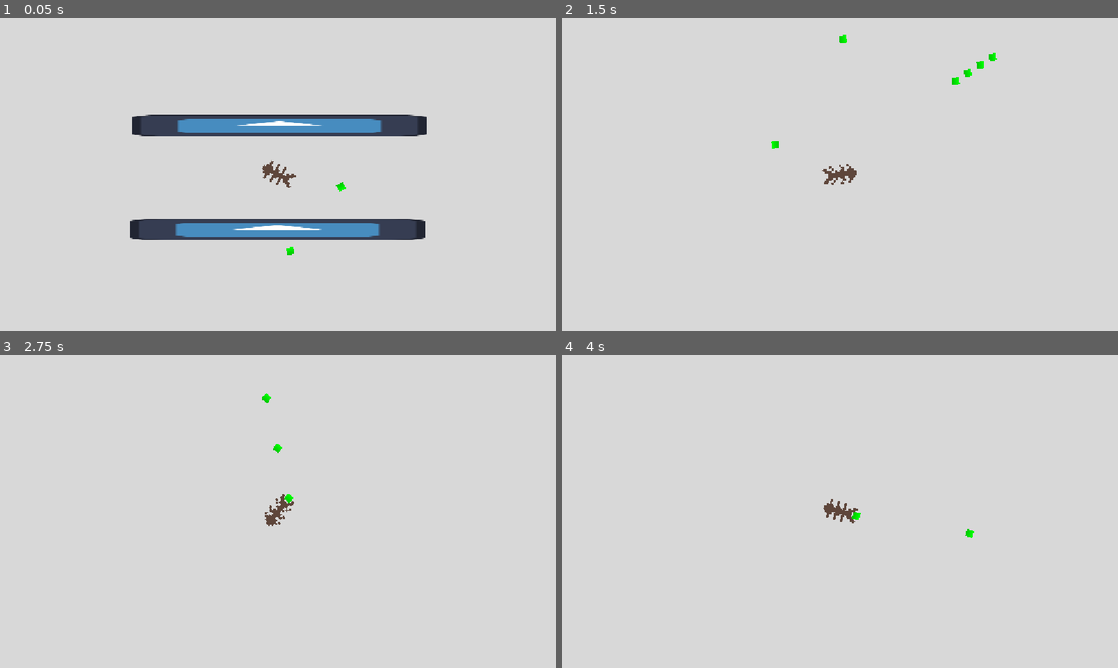
Above: before the commit, frames 1-4 (two rows, left to right).
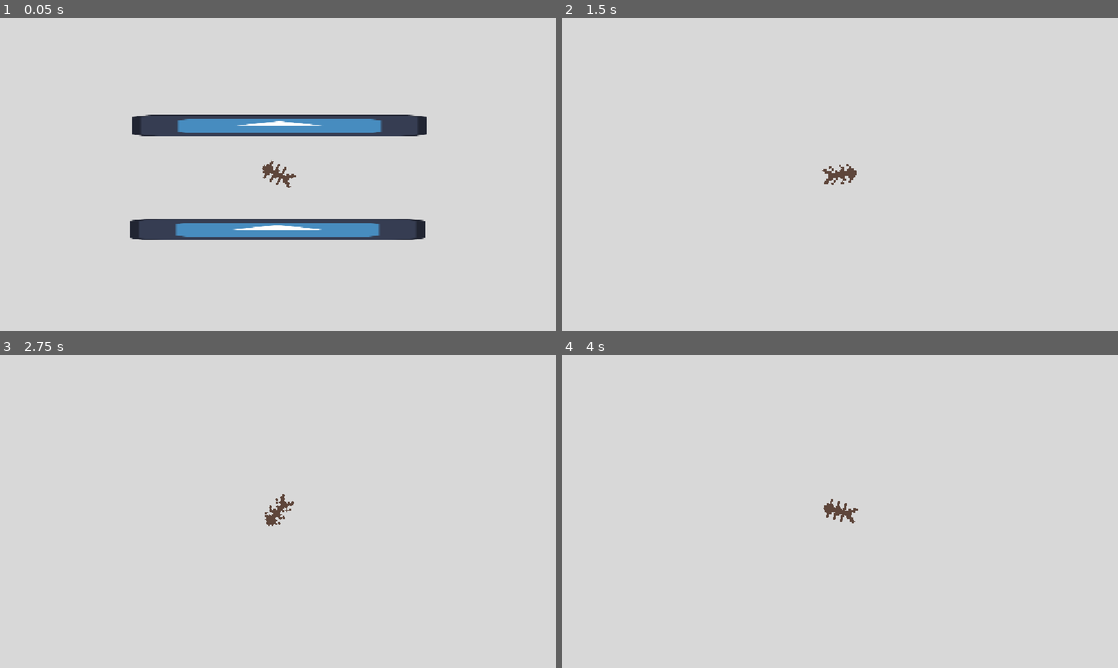
Above: after the commit, the same moments.

Repository: XBotDoesStuff/DTAS-1.5
Game: Godot game, scene res://Levels/testing-floor.tscn
The game is run twice, just before and just after one commit, with the same random seed, the same clock (stepped at 60 frames per second) and the same inputs. The engine's default icon, where the game draws it, is replaced by a stand-in: a white triangle on a blue panel in a dark square.
Inputs (mouse positions are in pixels of both pictures, inside the frame that each line leads up to):
- Up to frame 1 (0.05 s): no input
- Up to frame 2 (1.5 s): tap Enter at 0.5 s; move the mouse to (962, 158) at 0.52 s; press the mouse at (962, 158) at 0.53 s; hold D (move_right) 0.53-1.28 s; tap Space (dash) at 0.6 s; move the mouse to (728, 190) at 1.27 s; release the mouse at (728, 190) at 1.28 s; hold S (move_down) from 1.28 s (still down); click (728, 190) at 1.35 s
- Up to frame 3 (2.75 s): tap Space (dash) at 1.55, 2, 2.1 s; move the mouse to (333, 442) at 2.02 s; release S (move_down) at 2.03 s; press the mouse at (333, 442) at 2.03 s; hold D (move_right) from 2.03 s (still down)
- Up to frame 4 (4 s): tap Enter at 2.75 s; move the mouse to (812, 574) at 2.77 s; release D (move_right) at 2.78 s; release the mouse at (812, 574) at 2.78 s; hold W (move_up) 2.78-3.53 s; click (812, 574) at 2.85 s; tap Space (dash) at 3.05, 3.6 s; move the mouse to (1006, 558) at 3.52 s; press the mouse at (1006, 558) at 3.53 s; hold A (move_left) from 3.53 s (still down)

The runs differ from the first frame. In frame 1, less than 0.1% of the frame differs, in the area x 51-63%, y 52-76%; in frame 2, 0.2%, in the area x 37-79%, y 5-42%; in frame 3, less than 0.1%; in frame 4, less than 0.1%.

Commit message:
Implemented foundation for weapon system, absolutely not finished yet not even close

Diff:
--- a/Levels/testing-floor.tscn
+++ b/Levels/testing-floor.tscn
@@ -1,8 +1,7 @@
-[gd_scene load_steps=5 format=3 uid="uid://pp6hsabsp20n"]
+[gd_scene load_steps=4 format=3 uid="uid://pp6hsabsp20n"]
 
 [ext_resource type="PackedScene" uid="uid://yd4kiqyhmuvt" path="res://Scenes/Player/Player.tscn" id="1_euc4a"]
 [ext_resource type="Texture2D" uid="uid://b3t031con5vbs" path="res://icon.svg" id="2_bjukw"]
-[ext_resource type="PackedScene" uid="uid://dmnbhkyedbr8s" path="res://Scenes/Projectiles/Player HVBP.tscn" id="3_xu3v5"]
 
 [sub_resource type="RectangleShape2D" id="RectangleShape2D_xu3v5"]
 size = Vector2(128.8004, 128)
@@ -35,11 +34,3 @@
 
 [node name="Sprite2D" type="Sprite2D" parent="Wall2"]
 texture = ExtResource("2_bjukw")
-
-[node name="PlayerHvbp" parent="." instance=ExtResource("3_xu3v5")]
-position = Vector2(666, 201)
-rotation = 1.097812
-
-[node name="PlayerHvbp2" parent="." instance=ExtResource("3_xu3v5")]
-position = Vector2(591, 428)
-rotation = -1.7261306
--- a/Scenes/Player/Player.tscn
+++ b/Scenes/Player/Player.tscn
@@ -1,10 +1,56 @@
-[gd_scene load_steps=8 format=3 uid="uid://yd4kiqyhmuvt"]
+[gd_scene load_steps=13 format=3 uid="uid://yd4kiqyhmuvt"]
 
-[ext_resource type="Texture2D" uid="uid://b1ma70blcw5y1" path="res://Scenes/Player/Sprites/Walking/pixil-layer-2.png" id="1_h54ih"]
+[ext_resource type="Texture2D" uid="uid://b1ma70blcw5y1" path="res://Sprites/Player/Walking/pixil-layer-2.png" id="1_h54ih"]
 [ext_resource type="Script" uid="uid://cyv1wg80hcgnl" path="res://Scripts/player.gd" id="1_ude3g"]
-[ext_resource type="PackedScene" uid="uid://dmnbhkyedbr8s" path="res://Scenes/Projectiles/Player HVBP.tscn" id="2_jmcll"]
-[ext_resource type="Texture2D" uid="uid://b03oyivfutyrv" path="res://Scenes/Player/Sprites/Walking/pixil-layer-0.png" id="2_ude3g"]
-[ext_resource type="Texture2D" uid="uid://caod4ageyp1s" path="res://Scenes/Player/Sprites/Walking/pixil-layer-1.png" id="3_jmcll"]
+[ext_resource type="Texture2D" uid="uid://b03oyivfutyrv" path="res://Sprites/Player/Walking/pixil-layer-0.png" id="2_ude3g"]
+[ext_resource type="Texture2D" uid="uid://caod4ageyp1s" path="res://Sprites/Player/Walking/pixil-layer-1.png" id="3_jmcll"]
+[ext_resource type="Script" uid="uid://d3gkkwrw3xwok" path="res://Scripts/Weapons/player_weapons.gd" id="5_jmcll"]
+
+[sub_resource type="GDScript" id="GDScript_ude3g"]
+script/source = "extends Area2D
+
+@export var bullet_speed = 1000
+@export var time_to_live = 5
+
+# Called every frame. 'delta' is the elapsed time since the previous frame.
+func _ready() -> void:
+	$TtlTimer.wait_time = time_to_live
+	$TtlTimer.start()
+
+func _process(delta: float) -> void:
+	position += transform.x * bullet_speed * delta
+
+func _on_body_entered(body: Node2D) -> void:
+	if not body.is_in_group(\"player\"):
+		queue_free()
+
+func _on_ttl_timer_timeout() -> void:
+	queue_free()
+"
+
+[sub_resource type="RectangleShape2D" id="RectangleShape2D_molib"]
+size = Vector2(15, 15)
+
+[sub_resource type="Gradient" id="Gradient_y63gp"]
+colors = PackedColorArray(0, 0.78431374, 0, 1, 0, 1, 0, 1)
+
+[sub_resource type="GradientTexture2D" id="GradientTexture2D_aa866"]
+gradient = SubResource("Gradient_y63gp")
+width = 15
+height = 15
+
+[sub_resource type="PackedScene" id="PackedScene_jmcll"]
+_bundled = {
+"conn_count": 2,
+"conns": PackedInt32Array(1073741828, 1073741827, 14, 13, 2, 0, 0, 1073741830, 1073741829, 16, 15, 2, 0, 0),
+"editable_instances": [],
+"names": PackedStringArray("PlayerHvbp", "Area2D", "allyProjectile", "script", "CollisionShape2D", "CollisionShape2D", "shape", "Sprite2D", "Sprite2D", "texture", "TtlTimer", "Timer", "one_shot", "_on_body_entered", "body_entered", "_on_ttl_timer_timeout", "timeout"),
+"node_count": 4,
+"node_paths": [NodePath("."), NodePath("."), NodePath("."), NodePath("."), NodePath("."), NodePath("."), NodePath("TtlTimer")],
+"nodes": PackedInt32Array(-1, -1, 1, 0, -1, 1, 3, 0, 1, 2, 1073741824, 0, 5, 4, -1, 1, 6, 1, 0, 1073741825, 0, 8, 7, -1, 1, 9, 2, 0, 1073741826, 0, 11, 10, -1, 1, 12, 3, 0),
+"variants": [SubResource("GDScript_ude3g"), SubResource("RectangleShape2D_molib"), SubResource("GradientTexture2D_aa866"), true],
+"version": 3
+}
 
 [sub_resource type="RectangleShape2D" id="RectangleShape2D_l3ax4"]
 size = Vector2(65, 20)
@@ -31,7 +77,7 @@
 
 [node name="Player" type="CharacterBody2D" groups=["player"]]
 script = ExtResource("1_ude3g")
-hvbp_scene = ExtResource("2_jmcll")
+hvbp_scene = SubResource("PackedScene_jmcll")
 
 [node name="CollisionShape2D" type="CollisionShape2D" parent="."]
 position = Vector2(2.5, 0)
@@ -51,10 +97,8 @@
 [node name="DashTimer" type="Timer" parent="."]
 one_shot = true
 
-[node name="Muzzle" type="Marker2D" parent="."]
-position = Vector2(35, 0)
-
-[node name="AtkTimer" type="Timer" parent="."]
-one_shot = true
+[node name="PlayerWeapons" type="Node2D" parent="."]
+position = Vector2(8, 15)
+script = ExtResource("5_jmcll")
 
 [connection signal="timeout" from="DashTimer" to="." method="_on_dash_timer_timeout"]
--- a/Scenes/Projectiles/Player HVBP.tscn
+++ /dev/null
@@ -1,29 +0,0 @@
-[gd_scene load_steps=5 format=3 uid="uid://dmnbhkyedbr8s"]
-
-[ext_resource type="Script" uid="uid://cegyxtg45iaos" path="res://Scripts/player_hvbp.gd" id="1_y63gp"]
-
-[sub_resource type="RectangleShape2D" id="RectangleShape2D_molib"]
-size = Vector2(15, 15)
-
-[sub_resource type="Gradient" id="Gradient_y63gp"]
-colors = PackedColorArray(0, 0.78431374, 0, 1, 0, 1, 0, 1)
-
-[sub_resource type="GradientTexture2D" id="GradientTexture2D_aa866"]
-gradient = SubResource("Gradient_y63gp")
-width = 15
-height = 15
-
-[node name="PlayerHvbp" type="Area2D" groups=["allyProjectile"]]
-script = ExtResource("1_y63gp")
-
-[node name="CollisionShape2D" type="CollisionShape2D" parent="."]
-shape = SubResource("RectangleShape2D_molib")
-
-[node name="Sprite2D" type="Sprite2D" parent="."]
-texture = SubResource("GradientTexture2D_aa866")
-
-[node name="TtlTimer" type="Timer" parent="."]
-one_shot = true
-
-[connection signal="body_entered" from="." to="." method="_on_body_entered"]
-[connection signal="timeout" from="TtlTimer" to="." method="_on_ttl_timer_timeout"]
--- /dev/null
+++ b/Scripts/Weapons/melee_weapon.gd
@@ -0,0 +1,8 @@
+class_name MeleeWeapon
+extends Weapon
+
+func _use():
+	pass
+
+func detect_hits():
+	pass
--- /dev/null
+++ b/Scripts/Weapons/player_weapons.gd
@@ -0,0 +1,46 @@
+extends Node2D
+
+@export var weapon_to_equip : PackedScene
+
+var current_weapon : Weapon
+var secondary_weapon : Weapon
+var weapon_temp : Weapon
+
+@onready var player = $".."
+
+func _ready():
+	if weapon_to_equip:
+		equip_weapon(weapon_to_equip)
+
+func _process(delta: float) -> void:
+	pass
+
+func equip_weapon(weapon_scene : PackedScene):
+	# If the player has a primary but no seconday, moves the primary to the secondary slot
+	if current_weapon and not secondary_weapon:
+		current_weapon = secondary_weapon
+		current_weapon._unequip()
+		current_weapon.queue_free()
+
+	# If a player has two weapons already, drops the current weapon to make room
+	elif current_weapon and secondary_weapon:
+		drop_current_weapon()
+
+	# Instantiate the new weapon
+	current_weapon = weapon_scene.instantiate()
+	add_child(current_weapon)
+	current_weapon.global_position = global_position
+	current_weapon._equip()
+
+# Swaps the current and primary weapons
+func swap_weapon():
+	weapon_temp = current_weapon
+	current_weapon._unequip()
+	current_weapon.queue_free()
+	equip_weapon(secondary_weapon.weapon_scene)
+	secondary_weapon = weapon_temp
+
+# This function currently just destroys the current weapon. This might be changed later.
+func drop_current_weapon():
+	current_weapon._unequip()
+	current_weapon.queue_free()
--- /dev/null
+++ b/Scripts/Weapons/ranged_weapon.gd
@@ -0,0 +1,15 @@
+class_name RangedWeapon
+extends Weapon
+
+@export var proj_time_to_live : float
+@export var pierce : float
+@export var proj_amount : int
+
+# Called when the node enters the scene tree for the first time.
+func _ready() -> void:
+	pass # Replace with function body.
+
+
+# Called every frame. 'delta' is the elapsed time since the previous frame.
+func _process(delta: float) -> void:
+	pass
--- /dev/null
+++ b/Scripts/Weapons/weapon.gd
@@ -0,0 +1,35 @@
+class_name Weapon
+extends Node2D
+
+@export var atk_cooldown : float
+@export var damage : float
+@export var knockback : float
+@export var hunger_cost : int
+
+@export var weapon_scene : PackedScene
+
+var last_used_time : float
+var can_use : bool = true
+
+func _process(delta: float) -> void:
+	pass
+
+func _equip():
+	pass
+
+func _unequip():
+	pass
+
+func _try_use() -> bool:
+	if not can_use:
+		return false
+
+	if Time.get_unix_time_from_system() - last_used_time < atk_cooldown:
+		return false
+
+	last_used_time = Time.get_unix_time_from_system()
+	_use()
+	return true
+
+func _use():
+	pass
--- a/Scripts/player.gd
+++ b/Scripts/player.gd
@@ -8,7 +8,6 @@
 var is_dashing = false
 
 @export_category("Combat")
-@export var atk_cooldown = 0.1
 var max_hp = 100
 var hp = 100
 
@@ -51,10 +50,6 @@
 	mouse_pos = get_global_mouse_position()
 	look_at(mouse_pos)
 
-	if not is_dashing:
-		if Input.is_action_pressed("fire"):
-			fire_hvbp()
-
 # Gets the current vector of the player and dashes
 func dash():
 	print("dashing...")
@@ -65,11 +60,3 @@
 
 func _on_dash_timer_timeout() -> void:
 	is_dashing = false
-
-func fire_hvbp():
-	if $AtkTimer.time_left == 0:
-		$AtkTimer.wait_time = atk_cooldown
-		$AtkTimer.start()
-		var hvbp_instance = hvbp_scene.instantiate()
-		owner.add_child(hvbp_instance)
-		hvbp_instance.transform = $Muzzle.global_transform
--- a/Scripts/player_hvbp.gd
+++ /dev/null
@@ -1,19 +0,0 @@
-extends Area2D
-
-@export var bullet_speed = 1000
-@export var time_to_live = 5
-
-# Called every frame. 'delta' is the elapsed time since the previous frame.
-func _ready() -> void:
-	$TtlTimer.wait_time = time_to_live
-	$TtlTimer.start()
-
-func _process(delta: float) -> void:
-	position += transform.x * bullet_speed * delta
-
-func _on_body_entered(body: Node2D) -> void:
-	if not body.is_in_group("player"):
-		queue_free()
-
-func _on_ttl_timer_timeout() -> void:
-	queue_free()
Not shown, added: Scripts/Weapons/melee_weapon.gd.uid
Not shown, added: Scripts/Weapons/player_weapons.gd.uid
Not shown, added: Scripts/Weapons/ranged_weapon.gd.uid
Not shown, added: Scripts/Weapons/weapon.gd.uid
Not shown, removed: Scripts/player_hvbp.gd.uid
Renamed: Scenes/Player/Sprites/Walking/pixil-layer-0.png -> Sprites/Player/Walking/pixil-layer-0.png
Not shown, changed: Sprites/Player/Walking/pixil-layer-0.png.import
Renamed: Scenes/Player/Sprites/Walking/pixil-layer-1.png -> Sprites/Player/Walking/pixil-layer-1.png
Not shown, changed: Sprites/Player/Walking/pixil-layer-1.png.import
Renamed: Scenes/Player/Sprites/Walking/pixil-layer-2.png -> Sprites/Player/Walking/pixil-layer-2.png
Not shown, changed: Sprites/Player/Walking/pixil-layer-2.png.import
